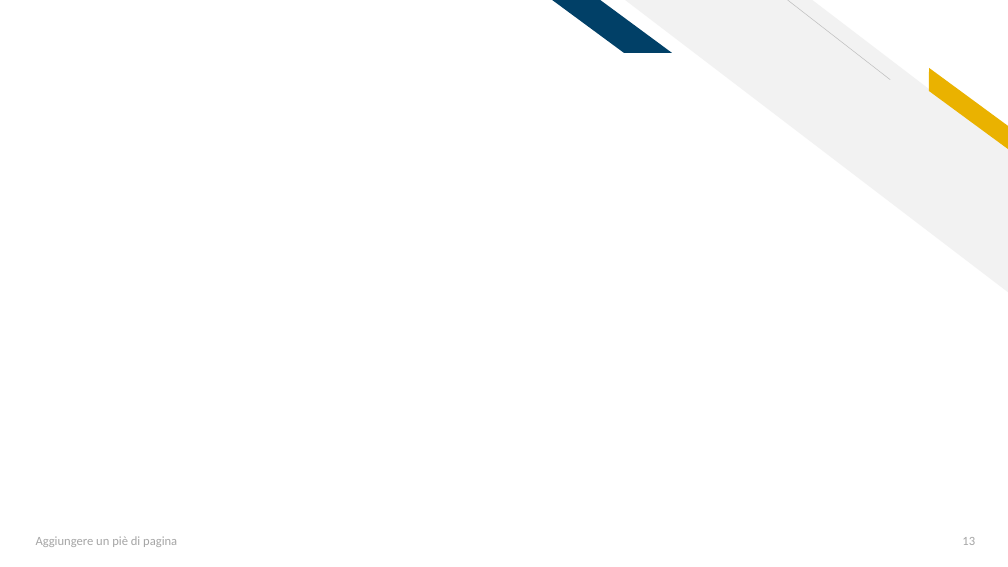
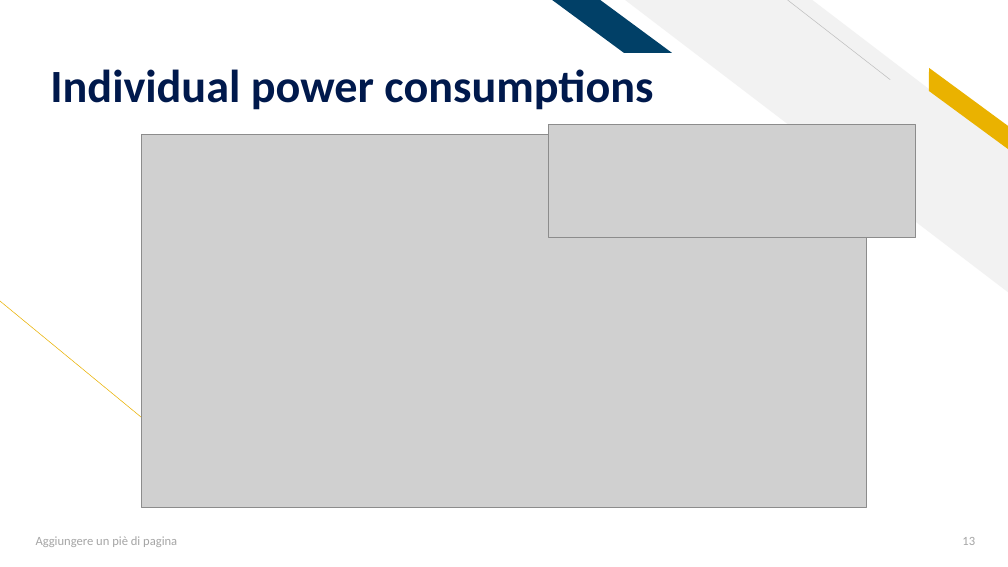
Before and after one commit to AleFire99/AES-git-repo, a slide deck: slide 13 of Aes_Project_2021_2022.pptx. Drawn at 1008x567 pixels with LibreOffice and Linux fonts; fonts in the diff are those of the drawing; grey boxes stand for pictures. Boxes give left, top, right and bottom in pixels: in the first picture for what was removed or moved away, otherwise in the second. Text is boxed around its words. In the diff, an @@ line names an element or a change of style, - is before the commit and + after.

```diff
--- a/Aes_Project_2021_2022.pptx
+++ b/Aes_Project_2021_2022.pptx
@@ title added at box(50, 69, 653, 110), 44 pt, text #00194C, bold @@
+Individual power consumptions
@@ picture added at box(141, 135, 867, 507) @@
@@ picture added at box(548, 124, 916, 237) @@
@@ line added from (157, 430) to (0, 300), #EAB200 0.5 pt @@
```
Also in this commit, not shown: 13 other slides changed, 4 slides added, 1 slide removed, 2 other files.
